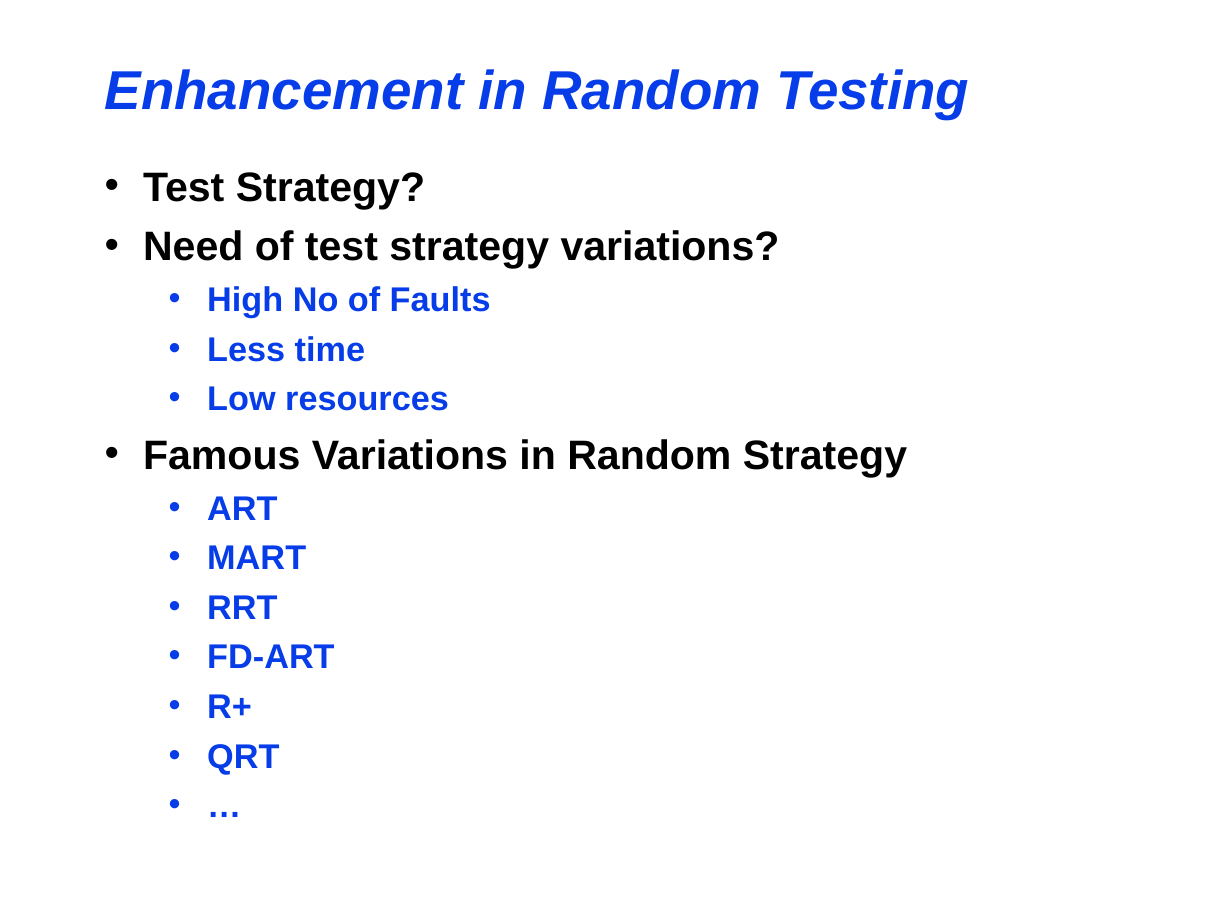
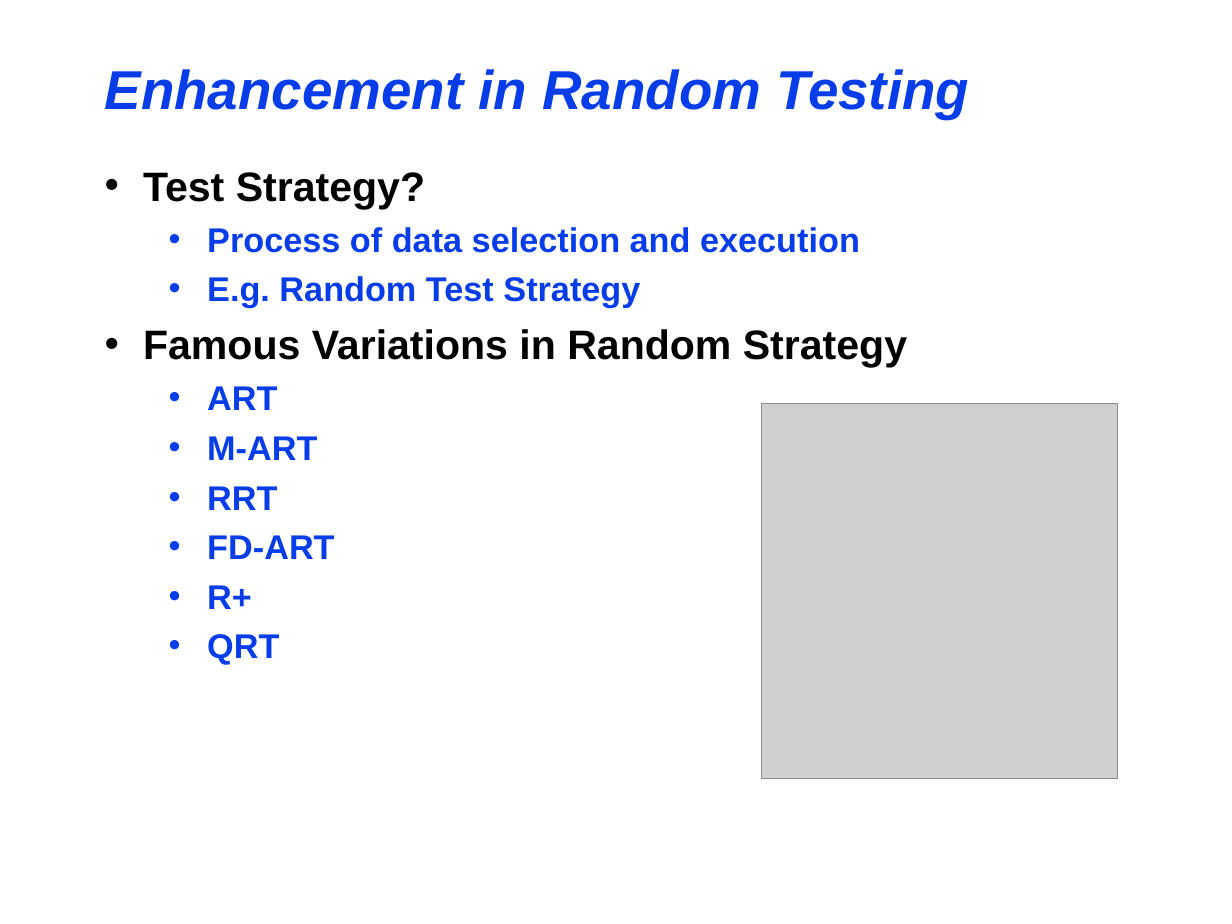
Before and after one commit to maochy/yeti-test, a slide deck: slide 9 of ThesisSeminar/ThesisSeminar.ppt. Drawn at 1232x924 pixels with LibreOffice and Linux fonts; fonts in the diff are those of the drawing; grey boxes stand for pictures. Boxes give left, top, right and bottom in pixels: in the first picture for what was removed or moved away, otherwise in the second. Text is boxed around its words. In the diff, an @@ line names an element or a change of style, - is before the commit and + after.

```diff
--- a/ThesisSeminar/ThesisSeminar.ppt
+++ b/ThesisSeminar/ThesisSeminar.ppt
@@ text at (143,172,907,665): paragraph removed @@
-  • …
@@ text at (207,227,860,308): text changed @@
-• Need of test strategy variations?
-  • High No of Faults
-  • Less time
-  • Low resources
+  • Process of data selection and execution
+  • E.g. Random Test Strategy
@@ picture added at (761,404,1117,779) @@
@@ text at (207,436,317,460): text changed @@
-  • MART
+  • M-ART
```
Also in this commit, not shown: 14 other slides changed, 1 slide added, 1 slide removed.
